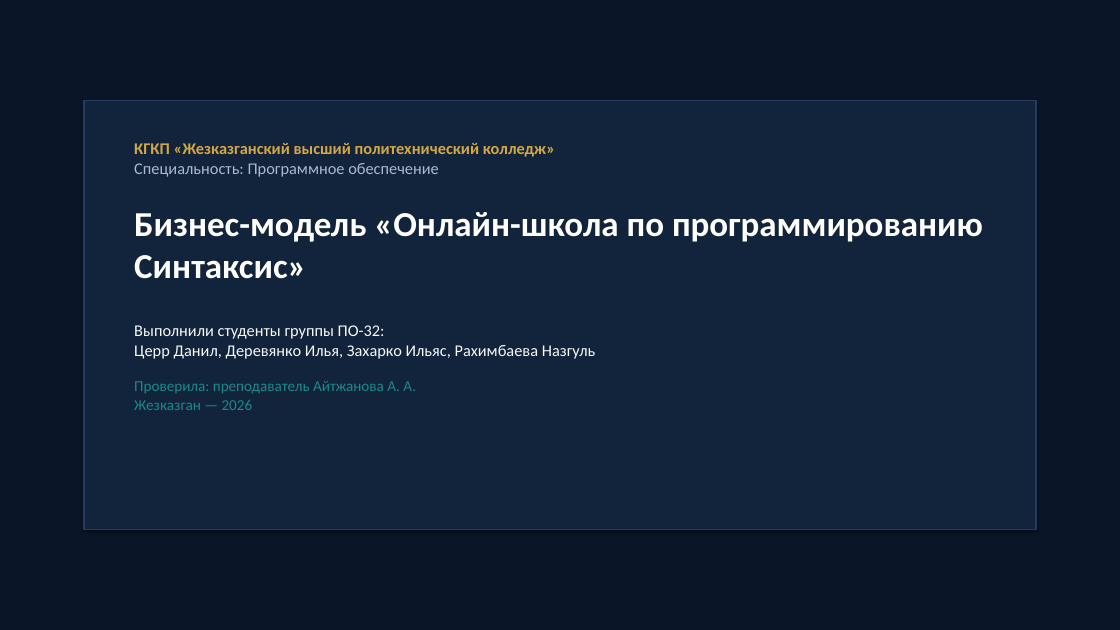
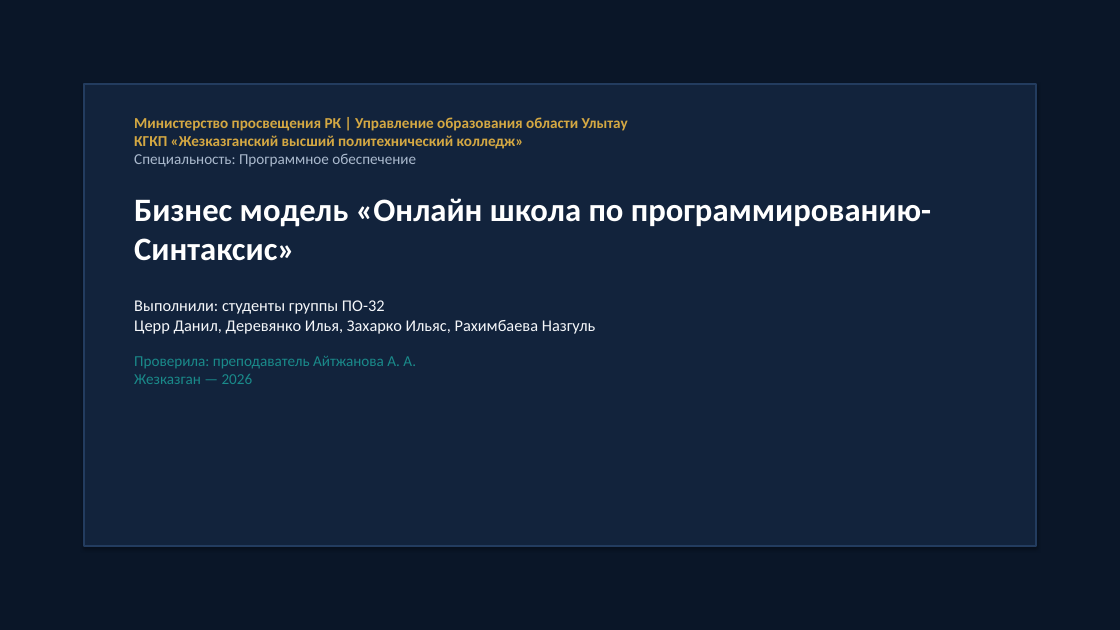
Before and after one commit to sunder2290/github.io, a slide deck: slide 1 of презентация_синтаксис.pptx. Drawn at 1120x630 pixels with LibreOffice and Linux fonts; fonts in the diff are those of the drawing. Boxes give left, top, right and bottom in pixels: in the first picture for what was removed or moved away, otherwise in the second. Text is boxed around its words. In the diff, an @@ line names an element or a change of style, - is before the commit and + after.

```diff
--- a/презентация_синтаксис.pptx
+++ b/презентация_синтаксис.pptx
@@ rectangle: place and size @@
-rectangle at (84,101,1036,529)
+rectangle at (84,84,1036,546)
@@ text "Министерство просвещения РК | Управление ...": place and size @@
-text "Министерство просвещения РК | Управление ..." at (134,143,983,410)
+text "Министерство просвещения РК | Управление ..." at (134,117,931,384)
@@ text at (134,117,628,149): text changed; size 14 to 13 pt @@
-КГКП «Жезказганский высший политехнический колледж»
+Министерство просвещения РК | Управление образования области Улытау
+КГКП «Жезказганский высший политехнический колледж»
@@ text at (134,154,416,167): size 14 to 13 pt in "Специальность: Программное обеспечение"; less space between paragraphs @@
@@ text at (134,198,931,334): text changed @@
-Бизнес-модель «Онлайн-школа по программированию Синтаксис»
-Выполнили студенты группы ПО-32:
-Церр Данил, Деревянко Илья, Захарко Ильяс, Рахимбаева Назгуль
+Бизнес модель «Онлайн школа по программированию-Синтаксис»
+Выполнили: студенты группы ПО-32
+Церр Данил, Деревянко Илья, Захарко Ильяс, Рахимбаева Назгуль
```
Also in this commit, not shown: 5 other slides changed, 4 slides added, 4 slides removed, 2 other files.
